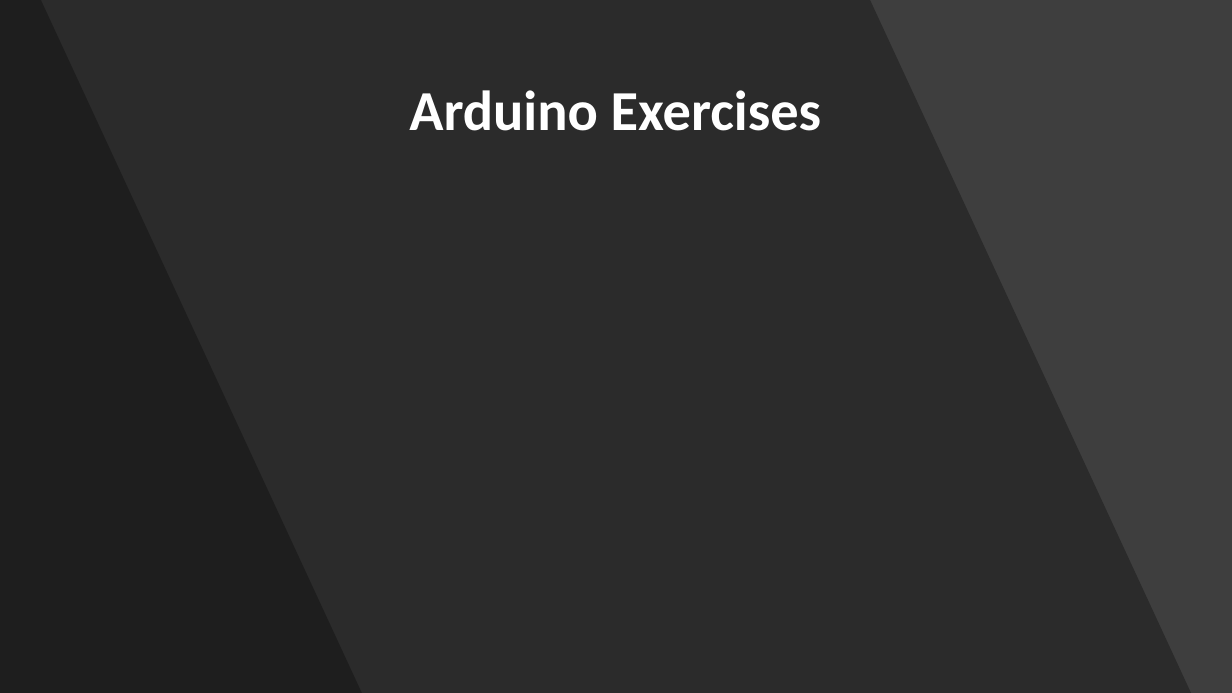
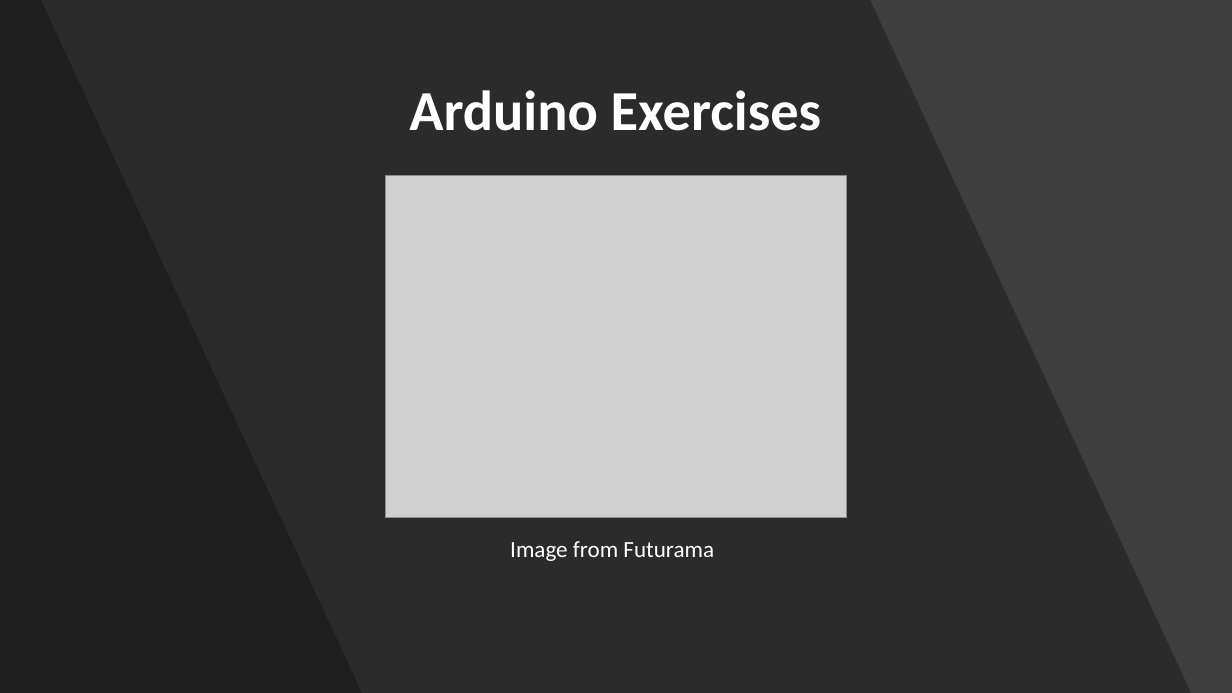
Before and after one commit to nico7/IoT-St-Pete, a slide deck: slide 26 of Day 2 - Digital Logic and Operations/Digital Logic and Operations.pptx (slide 25 before the commit). Drawn at 1232x693 pixels with LibreOffice and Linux fonts; fonts in the diff are those of the drawing; grey boxes stand for pictures. Boxes give left, top, right and bottom in pixels: in the first picture for what was removed or moved away, otherwise in the second. Text is boxed around its words. In the diff, an @@ line names an element or a change of style, - is before the commit and + after.

```diff
--- a/Day 2 - Digital Logic and Operations/Digital Logic and Operations.pptx
+++ b/Day 2 - Digital Logic and Operations/Digital Logic and Operations.pptx
@@ picture added at (385,176,847,518) @@
@@ text added at (510,541,714,561), 18 pt, text #FFFFFF @@
+Image from Futurama
```
Also in this commit, not shown: 1 slide added, 2 other files.
